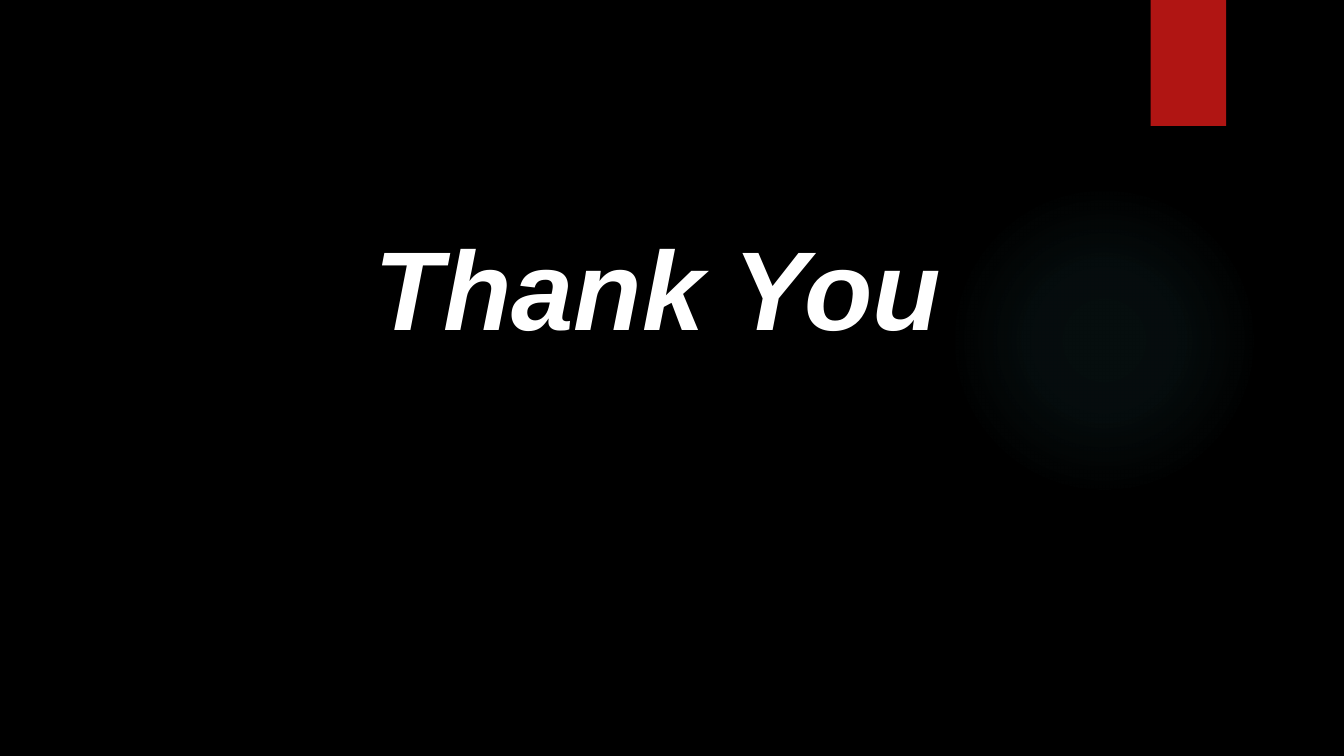
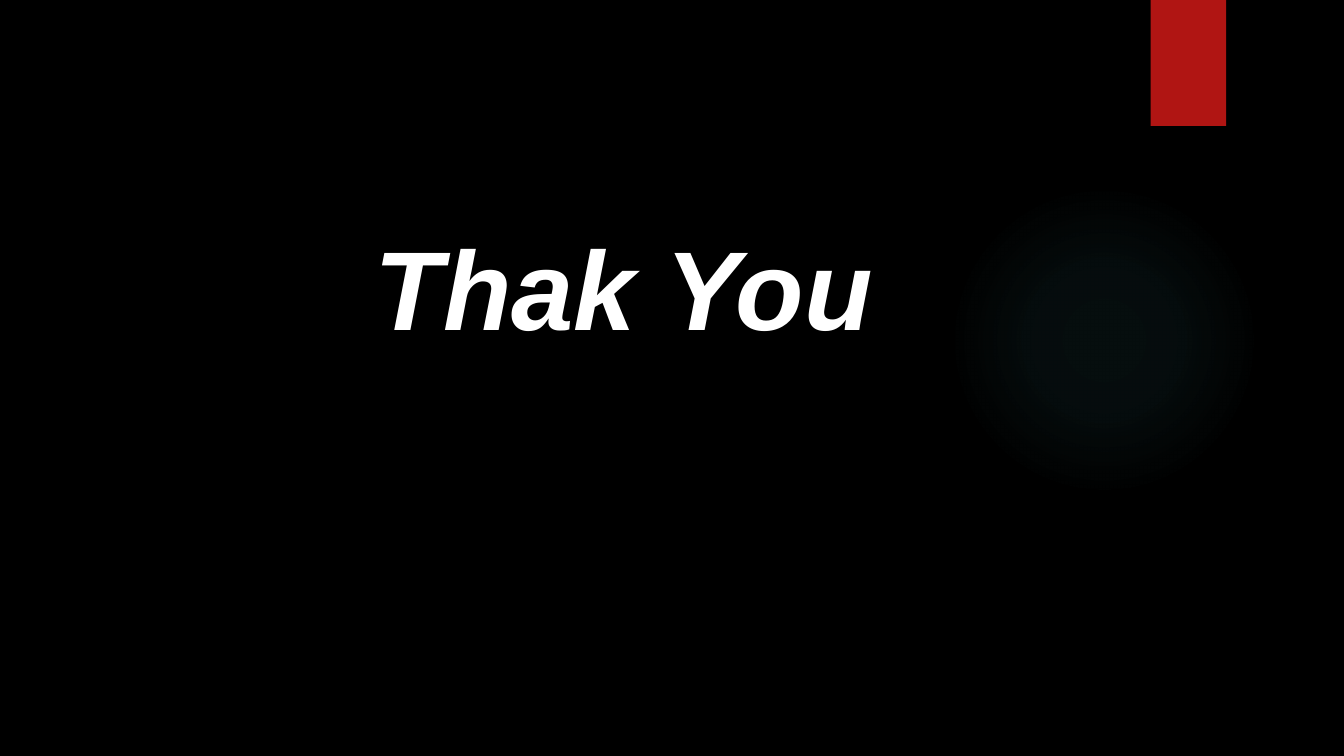
Before and after one commit to Mbugz1000/Nigeria-Loans-Groupwork, a slide deck: slide 10 of Nigeria dataset.pptm. Drawn at 1344x756 pixels with LibreOffice and Linux fonts; fonts in the diff are those of the drawing; background and template pictures are left out. Boxes give left, top, right and bottom in pixels: in the first picture for what was removed or moved away, otherwise in the second. Text is boxed around its words. In the diff, an @@ line names an element or a change of style, - is before the commit and + after.

```diff
--- a/Nigeria dataset.pptm
+++ b/Nigeria dataset.pptm
@@ text at box(375, 249, 872, 331): text changed @@
-Thank You
+Thak You
```
Also in this commit, not shown: 2 other slides changed, 2 slides added, 2 slides removed, 2 other files.
